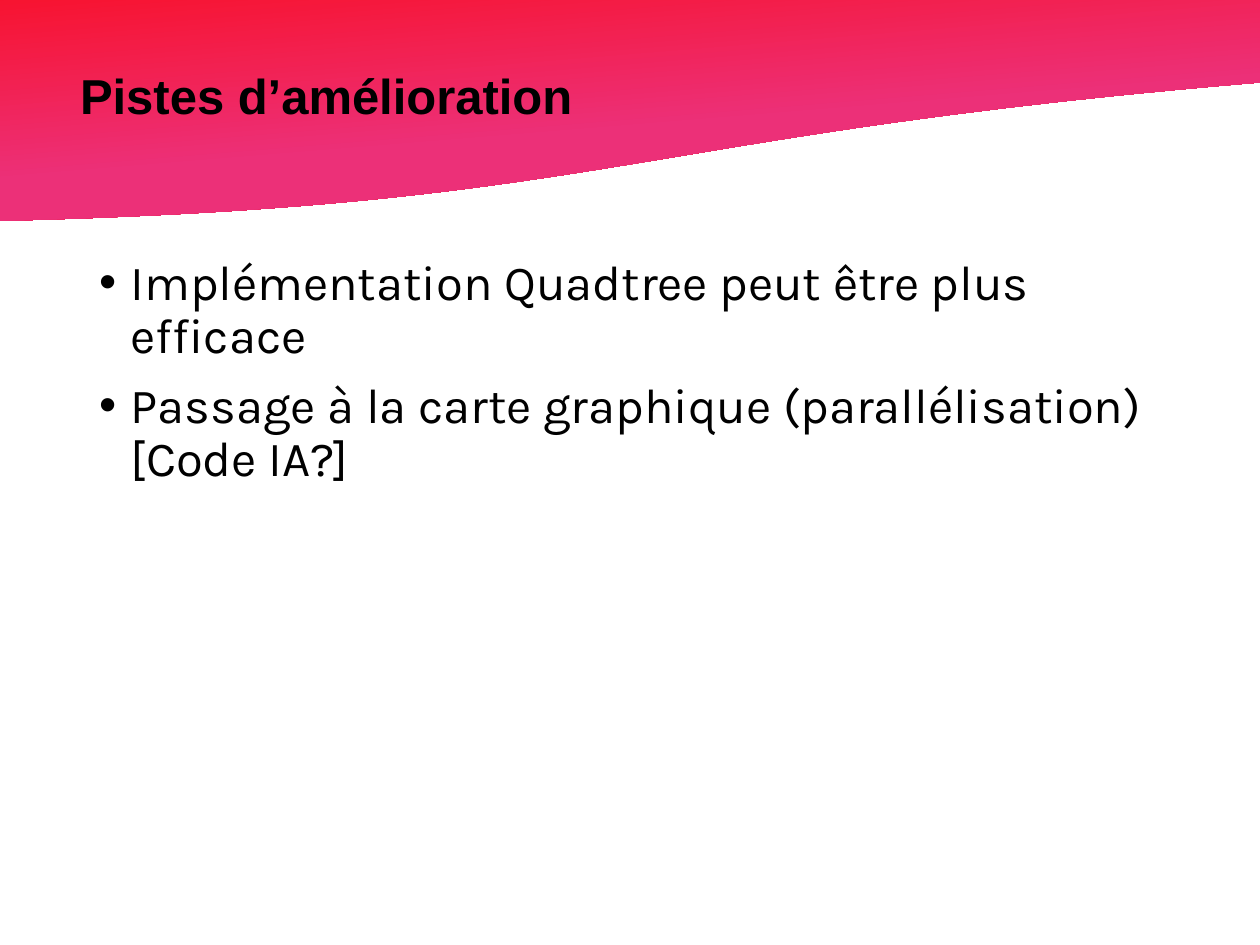
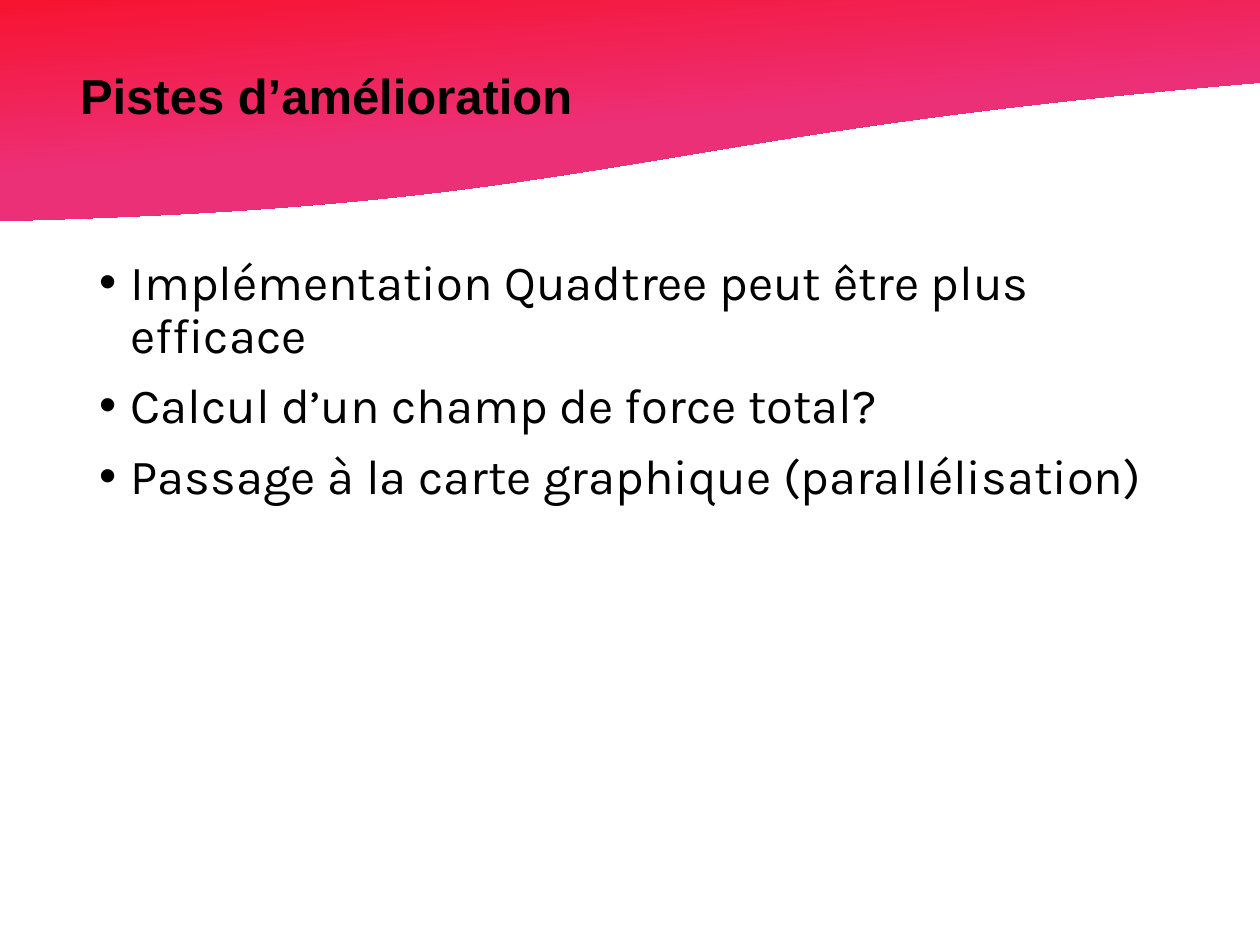
Before and after one commit to rfaucon2/TIPI_Spe, a slide deck: slide 20 of Diapo/TIPE-Spe.pptx (slide 18 before the commit). Drawn at 1260x945 pixels with LibreOffice and Linux fonts; fonts in the diff are those of the drawing. Boxes give left, top, right and bottom in pixels: in the first picture for what was removed or moved away, otherwise in the second. Text is boxed around its words. In the diff, an @@ line names an element or a change of style, - is before the commit and + after.

```diff
--- a/Diapo/TIPE-Spe.pptx
+++ b/Diapo/TIPE-Spe.pptx
@@ text at bbox=[131, 389, 1141, 505]: text changed @@
-• Passage à la carte graphique (parallélisation) [Code IA?]
+• Calcul d’un champ de force total?
+• Passage à la carte graphique (parallélisation)
```
Also in this commit, not shown: 2 other slides changed, 9 slides added, 4 slides removed, 8 other files.
